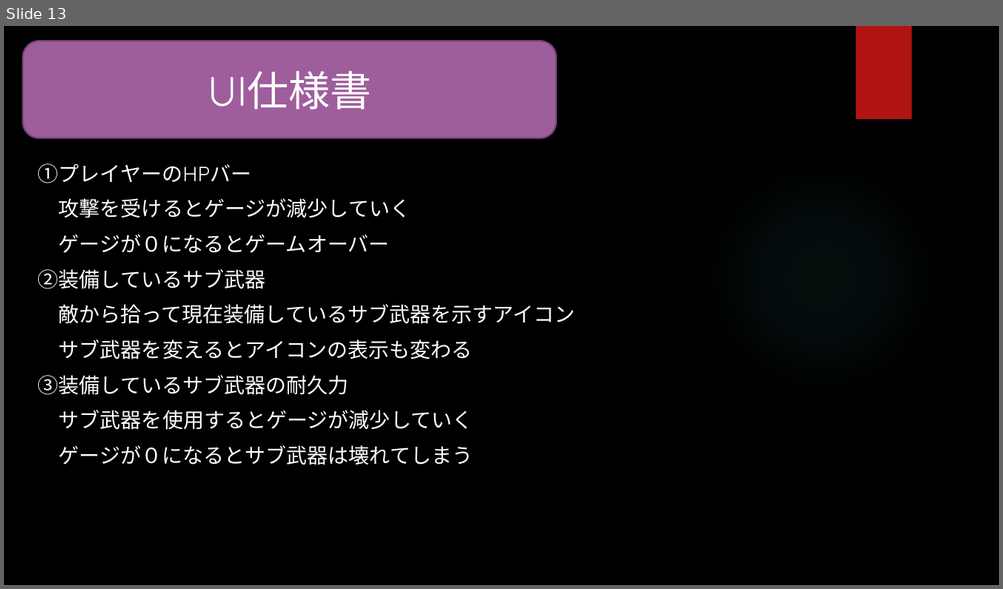
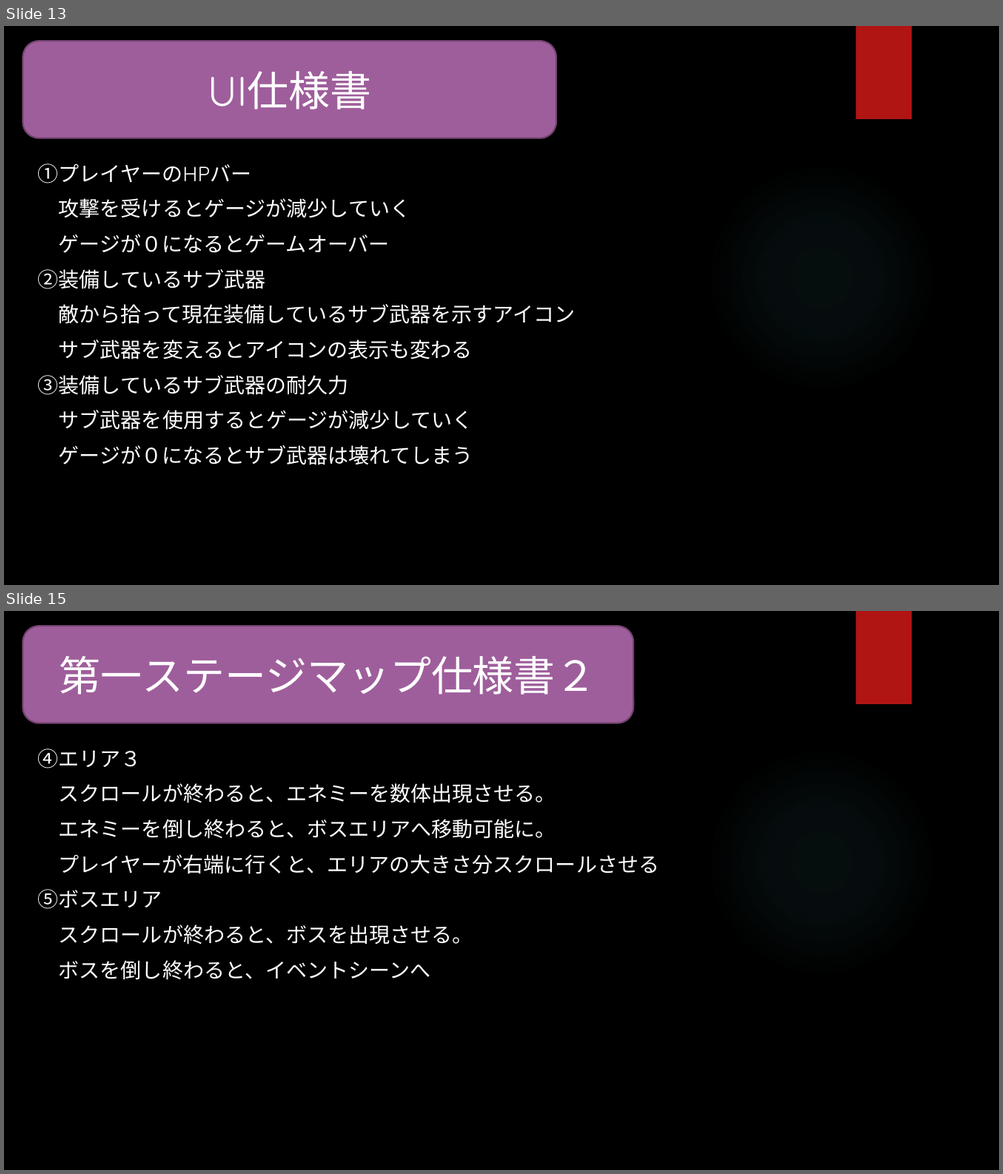
Before and after one commit to GCLUC2019/GameProject, a slide deck: 広島校高松校合同チーム/文書関連/プレゼンテーション1.pptx. Shown one above the other, each under a label of ours: slide 13 before the commit, slides 13 and 15 after it; the slides between them are not shown. The pictures are 1003x589 and 1003x1174 pixels, drawn with LibreOffice and Linux fonts; fonts in the diff are those of the drawing; background and template pictures are left out. Boxes give left, top, right and bottom in pixels: in the first picture for what was removed or moved away, otherwise in the second. Text is boxed around its words. In the diff, an @@ line names an element or a change of style, - is before the commit and + after.

```diff
--- a/広島校高松校合同チーム/文書関連/プレゼンテーション1.pptx
+++ b/広島校高松校合同チーム/文書関連/プレゼンテーション1.pptx
@@ slide 15 added at <box>4,611,999,1170</box>, background picture (left out); not listed: 2 template elements that a slide beside it also shows @@
@@ rounded rectangle added at <box>22,626,633,723</box>, fill #9E5E9B, outline #754673 1.5 pt, 40 pt, text #FFFFFF @@
+第一ステージマップ仕様書２
@@ text added at <box>38,749,659,980</box>, 20 pt, text #FFFFFF @@
+④エリア３
+スクロールが終わると、エネミーを数体出現させる。
+エネミーを倒し終わると、ボスエリアへ移動可能に。
+プレイヤーが右端に行くと、エリアの大きさ分スクロールさせる
+⑤ボスエリア
+スクロールが終わると、ボスを出現させる。
+ボスを倒し終わると、イベントシーンへ
```
Also in this commit, not shown: 1 other slide added.
